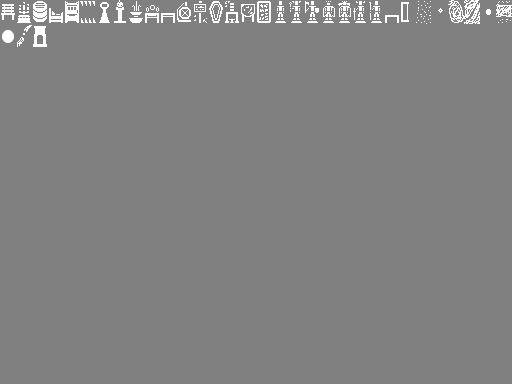
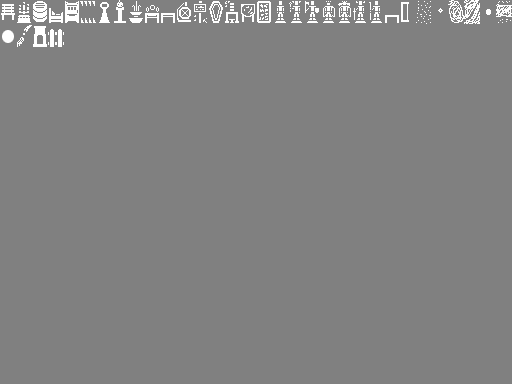
Before/after of a 512px x 384px layered artwork. What changed in the layer stack:
painted on "Background" over [left=48, top=29, right=64, bottom=47]
